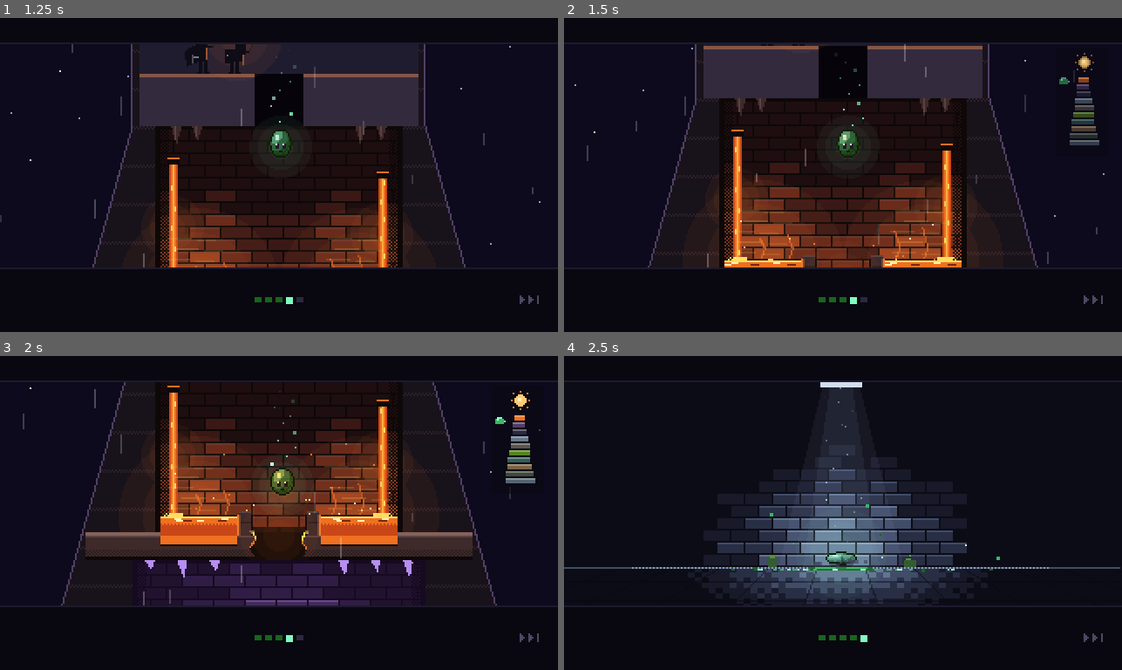
Above: before the commit, frames 1-4 (two rows, left to right).
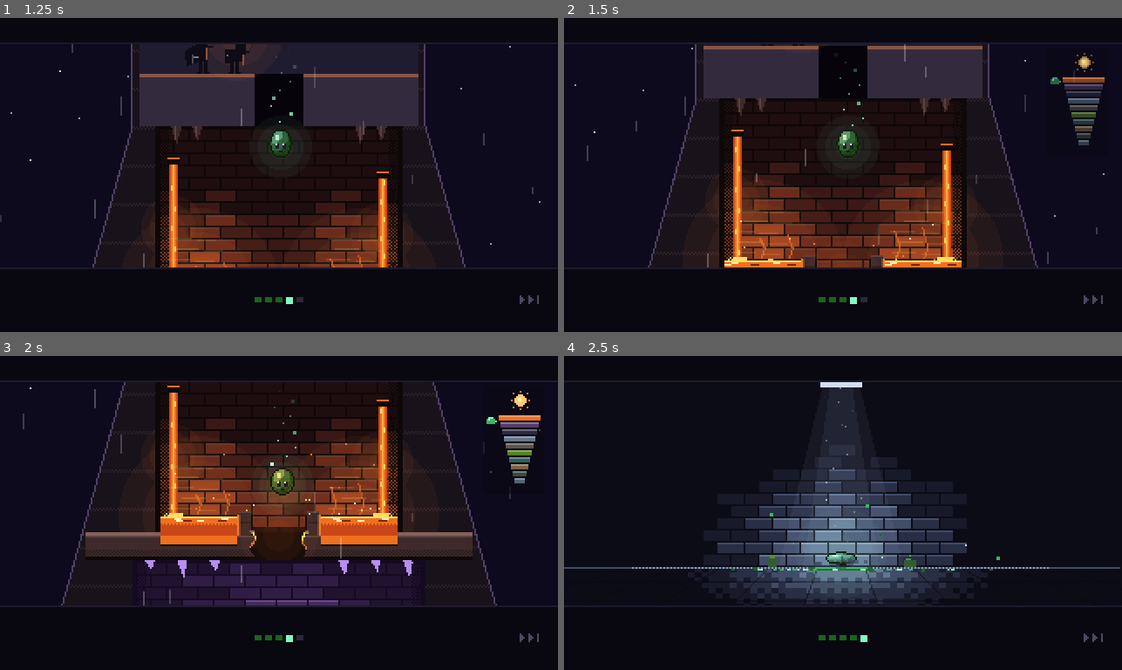
Above: after the commit, the same moments.

Repository: AveryBlue-GD/slime-time
Game: Godot game, scene res://scenes/title.tscn
Same seed, same stepped clock (60 frames per second), same inputs: the game is played once before the commit and once after it.
Inputs (mouse positions are in pixels of both pictures, inside the frame that each line leads up to):
- Up to frame 1 (1.25 s): tap Enter (ui_accept) at 0.5 s; move the mouse to (401, 159) at 0.52 s; hold D (move_right) from 0.53 s (still down); tap F (interact) at 0.6 s; click (401, 159) at 0.67 s; tap Space (jump) at 0.77, 1.07 s
- Up to frame 2 (1.5 s): release D (move_right) at 1.25 s; drag from (731, 190) to (815, 237) at 1.27 s
- Up to frame 3 (2 s): no input
- Up to frame 4 (2.5 s): move the mouse to (898, 443) at 2.02 s; hold D (move_right) from 2.03 s (still down); tap 0 at 2.1 s

Frame 1 is identical in both runs. In frame 2, 0.4% of the frame differs, in the area x 87-97%, y 18-41%; in frame 3, 0.5%, in the area x 86-97%, y 18-41%; in frame 4, nothing differs.

Commit message:
Story intro: tidy depth gauge as an even upside-down stepped pyramid
Ten 3 px slices with 1 px gaps, centered on one axis in whole pixels,
2 px narrower per floor from the Volcanic Vault on top (24 px) to the
Dark Dungeon at the bottom (6 px); marker column sits left of the top
slice. Geometry lives in StageArt.gauge_slice and is checked by
test_story.

Co-Authored-By: Claude Opus 5.5 <noreply@anthropic.com>

Diff:
--- a/scripts/ui/story_screen.gd
+++ b/scripts/ui/story_screen.gd
@@ -217,6 +217,11 @@
 	const RUN_SPEED := 84.0
 	## The fall: ten floors (level 10 at the top down to level 1), FALL_TIME seconds.
 	const LAYER_H := 118.0
+	## Depth gauge geometry (see gauge_slice).
+	const GAUGE_SLICE_H := 3
+	const GAUGE_GAP := 1
+	const GAUGE_BASE_W := 6
+	const GAUGE_STEP := 2
 	const FALL_TOP := -70.0
 	const FALL_TIME := 4.8
 	## Stone colors per theme (from tools/make_theme_art.py): outline k, highlight x, light w,
@@ -360,9 +365,17 @@
 					c = Color(Color8(255, 214, 140), clampf((t - 4.7) / 1.3, 0.0, 1.0))
 		return c
 
+	## One depth-gauge slice (i = 0 is the top floor, the Volcanic Vault) in gauge space: every
+	## slice GAUGE_SLICE_H tall with a GAUGE_GAP gap, centered on x = 0 in whole pixels, and
+	## GAUGE_STEP narrower than the one above it (an upside-down stepped pyramid: the top floor is
+	## the biggest maze, the Dark Dungeon at the bottom the smallest, GAUGE_BASE_W wide).
+	static func gauge_slice(i: int, n: int) -> Rect2:
+		var w := GAUGE_BASE_W + (n - 1 - i) * GAUGE_STEP
+		return Rect2(w * -0.5, i * (GAUGE_SLICE_H + GAUGE_GAP), w, GAUGE_SLICE_H)
+
 	## Screen-space depth gauge (drawn by Cover): the mountain's ten floors as a stack of colored
-	## slices widening toward the base, a little sun above the summit, and the slime's marker sliding
-	## down it during the fall. After the splat the marker sits at the very bottom and a dotted arrow
+	## slices, widest at the top (see gauge_slice), a little sun above it, and the slime's marker
+	## sliding down beside it during the fall. After the splat the marker sits at the very bottom and a dotted arrow
 	## climbs from it to the sun: the way out is up.
 	func draw_gauge(canvas: CanvasItem) -> void:
 		var alpha := 0.0
@@ -383,9 +396,11 @@
 			return
 		canvas.draw_set_transform(origin, 0.0, Vector2(sc, sc))
 		var n := layers.size()
-		var slice_h := 3.0
-		var stack_h := n * (slice_h + 1.0) - 1.0
-		canvas.draw_rect(Rect2(-16, -17, 30, stack_h + 23), Color(INK, 0.6 * alpha))
+		var stack_h := float(n * (GAUGE_SLICE_H + GAUGE_GAP) - GAUGE_GAP)
+		# The marker runs in its own column just left of the widest (top) slice.
+		var half_top := (GAUGE_BASE_W + (n - 1) * GAUGE_STEP) * 0.5
+		var mx := -half_top - 7.0
+		canvas.draw_rect(Rect2(mx - 2.0, -17, half_top + 4.0 - mx, stack_h + 23), Color(INK, 0.6 * alpha))
 		# The sun over the summit.
 		var sun := Vector2(0, -9)
 		canvas.draw_rect(Rect2(sun + Vector2(-2, -2), Vector2(5, 5)), Color(FLAME, alpha))
@@ -396,16 +411,14 @@
 			canvas.draw_rect(Rect2(sun + ray, Vector2.ONE), Color(FLAME_HOT, alpha))
 		var current := clampi(int(depth * n), 0, n - 1)
 		for i in n:
-			var w := 6.0 + i * 1.2
-			var y := i * (slice_h + 1.0)
+			var r := gauge_slice(i, n)
 			var c: Color = _sig_color(layers[i])
 			if i != current:
 				c = c.lerp(INK, 0.45)
-			canvas.draw_rect(Rect2(roundf(-w * 0.5), y, roundf(w), slice_h), Color(c, alpha))
-			canvas.draw_rect(Rect2(roundf(-w * 0.5), y, roundf(w), 1), Color(c.lightened(0.3), alpha))
+			canvas.draw_rect(r, Color(c, alpha))
+			canvas.draw_rect(Rect2(r.position, Vector2(r.size.x, 1)), Color(c.lightened(0.3), alpha))
 		# The slime's marker: a little goo blob with a pointer, beside the current depth.
-		var my := roundf(depth * (stack_h - 3.0)) - 1.0
-		var mx := -14.0
+		var my := roundf(depth * (stack_h - GAUGE_SLICE_H)) - 1.0
 		canvas.draw_rect(Rect2(mx, my + 1, 5, 3), Color(goo.mid, alpha))
 		canvas.draw_rect(Rect2(mx + 1, my, 3, 1), Color(goo.light, alpha))
 		canvas.draw_rect(Rect2(mx + 1, my + 1, 1, 1), Color(goo.highlight, alpha))
--- a/tests/test_story.gd
+++ b/tests/test_story.gd
@@ -204,6 +204,23 @@
 	_check(not maze.hud.story_label.visible, "randomizer mazes have no story line")
 	maze.free()
 
+	# --- Depth gauge: an even, centered, upside-down stepped pyramid (widest floor on top)
+	var art_class: GDScript = load("res://scripts/ui/story_screen.gd").StageArt
+	var even := true
+	var n: int = Levels.COUNT
+	var top: Rect2 = art_class.gauge_slice(0, n)
+	var step: float = top.size.x - art_class.gauge_slice(1, n).size.x
+	for i in n:
+		var r: Rect2 = art_class.gauge_slice(i, n)
+		even = even and r.size.y == top.size.y and r.position == r.position.round() and r.size == r.size.round()
+		even = even and is_equal_approx(r.position.x + r.size.x * 0.5, 0.0)
+		if i > 0:
+			var above: Rect2 = art_class.gauge_slice(i - 1, n)
+			even = even and r.position.y - above.end.y == art_class.GAUGE_GAP and above.size.x - r.size.x == step
+	var bottom: Rect2 = art_class.gauge_slice(n - 1, n)
+	_check(even and step > 0 and bottom.size.x >= 6 and top.size.x >= 24 and top.size.x <= 30,
+		"the depth gauge's slices are equal height, evenly gapped, centered and shrink by %d px from top (%d) to bottom (%d)" % [step, top.size.x, bottom.size.x])
+
 	DirAccess.remove_absolute(ProjectSettings.globalize_path("user://test_save_story.cfg"))
 	# --- A huge first frame delta (web scene load) keeps the stage bounce bounded
 	var big := await _open("intro", false)
Binary file added: docs/polish-shots/gauge2_fall.png
Binary file added: docs/polish-shots/gauge2_splat.png
Binary file added: docs/polish-shots/gauge2_zoom.png
Not shown, changed: docs/story.md
